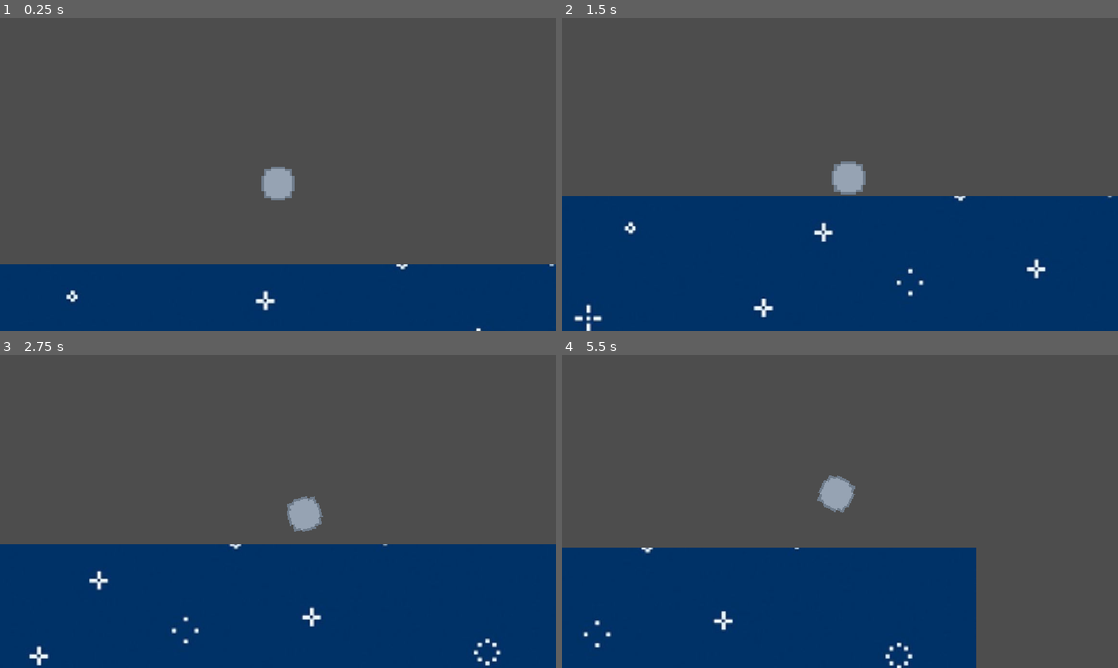
Above: before the commit, frames 1-4 (two rows, left to right).
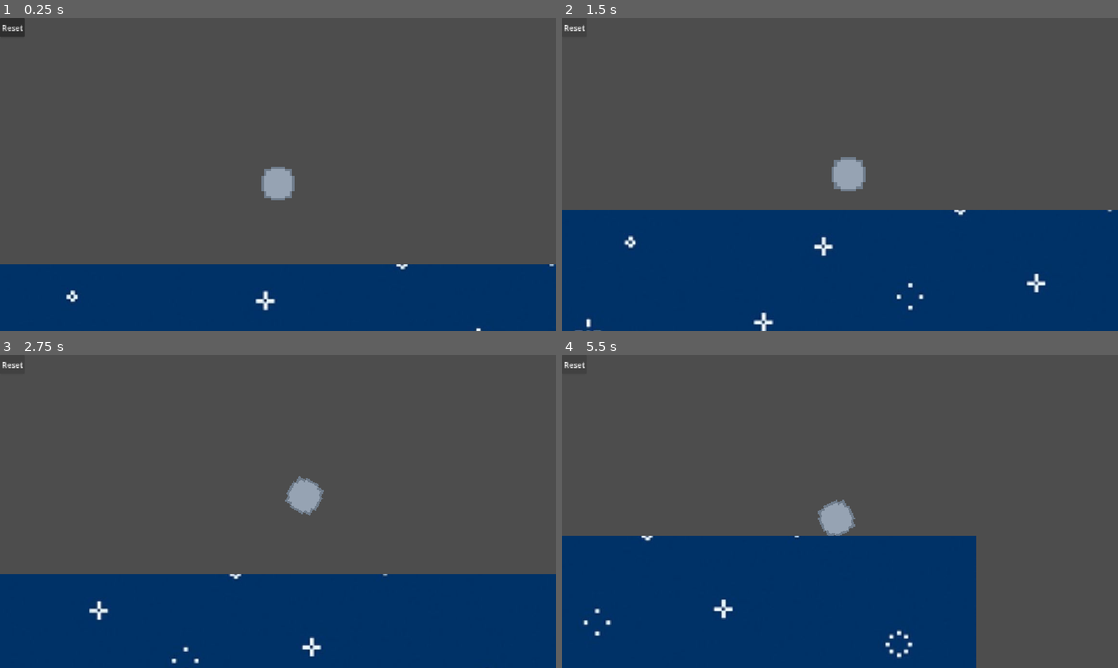
Above: after the commit, the same moments.

Repository: Captsaiz/haven-project
Game: Godot game, scene res://scenes/main.tscn
Two runs of this game, one before a commit and one after it. Both use one fixed random seed, a clock stepped at 60 frames per second and the inputs below.
Inputs (mouse positions are in pixels of both pictures, inside the frame that each line leads up to):
- Up to frame 1 (0.25 s): no input
- Up to frame 2 (1.5 s): click (573, 27) at 0.5 s, where only the run after the commit has a clickable "Reset"; tap Enter (ui_accept) at 1.25 s; hold Right (ui_right) from 1.28 s (still down)
- Up to frame 3 (2.75 s): keep holding Right (ui_right); tap Enter (ui_accept) at 1.52, 2.27 s
- Up to frame 4 (5.5 s): release Right (ui_right) at 2.78 s; hold Left (ui_left) 2.78-3.53 s; hold Right (ui_right) 3.53-5.03 s; tap Enter (ui_accept) at 3.77, 4.52, 5.27 s; hold Left (ui_left) from 5.03 s (still down)

The runs differ from the first frame. In frame 1, 0.2% of the frame differs, in the area x 0-5%, y 0-6%; in frame 2, 5.7%; in frame 3, 11%, in the area x 0-100%, y 2-100%; in frame 4, 4.4%.

Commit message:
added reset button

Diff:
--- a/scenes/main.tscn
+++ b/scenes/main.tscn
@@ -2,8 +2,9 @@
 
 [ext_resource type="PackedScene" uid="uid://buaqdyy7rtwsq" path="res://scenes/the_ball.tscn" id="1_o5qli"]
 [ext_resource type="Script" uid="uid://c3ifv0k0fsjlw" path="res://scripts/the_ball.gd" id="2_0wfyh"]
-[ext_resource type="Script" uid="uid://cbtul0ed7vcwf" path="res://scenes/platform.gd" id="3_sugp2"]
+[ext_resource type="Script" uid="uid://cbtul0ed7vcwf" path="res://scripts/platform.gd" id="3_sugp2"]
 [ext_resource type="Texture2D" uid="uid://b8g6hkuyd1as2" path="res://assets/NYAN CAT.jpg" id="4_jyhfs"]
+[ext_resource type="Script" uid="uid://b7470vf158llx" path="res://scripts/reset_button.gd" id="5_tbgi4"]
 
 [sub_resource type="WorldBoundaryShape2D" id="WorldBoundaryShape2D_qdjfq"]
 distance = -182.0
@@ -30,6 +31,18 @@
 position = Vector2(-11, 695)
 texture = ExtResource("4_jyhfs")
 
+[node name="UI" type="CanvasLayer" parent="." unique_id=1541369006]
+
+[node name="MarginContainer" type="MarginContainer" parent="UI" unique_id=1710825035]
+offset_right = 40.0
+offset_bottom = 40.0
+
+[node name="reset_button" type="Button" parent="UI/MarginContainer" unique_id=50749588]
+layout_mode = 2
+text = "Reset"
+script = ExtResource("5_tbgi4")
+
 [connection signal="input_event" from="the_ball" to="the_ball" method="_on_input_event"]
 [connection signal="ready" from="the_ball" to="the_ball" method="_ready"]
 [connection signal="ready" from="StaticBody2D" to="StaticBody2D/CollisionShape2D" method="_on_static_body_2d_ready"]
+[connection signal="button_down" from="UI/MarginContainer/reset_button" to="UI/MarginContainer/reset_button" method="_on_button_down"]
--- a/scenes/the_ball.tscn
+++ b/scenes/the_ball.tscn
@@ -2,7 +2,7 @@
 
 [ext_resource type="Texture2D" uid="uid://bnh3lcx0ou5wn" path="res://assets/Player Sprites/Normal.png" id="1_facm7"]
 [ext_resource type="Texture2D" uid="uid://cdl1811t0p166" path="res://assets/Player Sprites/Bouncy.png" id="1_qdjfq"]
-[ext_resource type="Script" uid="uid://djbqf4ffnl18e" path="res://scenes/sprite_2d.gd" id="2_qdjfq"]
+[ext_resource type="Script" uid="uid://djbqf4ffnl18e" path="res://scripts/sprite_2d.gd" id="2_qdjfq"]
 [ext_resource type="Texture2D" uid="uid://bofxyy6lfihig" path="res://assets/Player Sprites/Speedy.png" id="4_r2clb"]
 
 [sub_resource type="CircleShape2D" id="CircleShape2D_1byfu"]
--- /dev/null
+++ b/scripts/reset_button.gd
@@ -0,0 +1,4 @@
+extends Button
+
+func _on_button_down() -> void:
+	get_tree().reload_current_scene()
Renamed: scenes/platform.gd -> scripts/platform.gd
Renamed: scenes/platform.gd.uid -> scripts/platform.gd.uid
Not shown, added: scripts/reset_button.gd.uid
Renamed: scenes/sprite_2d.gd -> scripts/sprite_2d.gd
Renamed: scenes/sprite_2d.gd.uid -> scripts/sprite_2d.gd.uid
